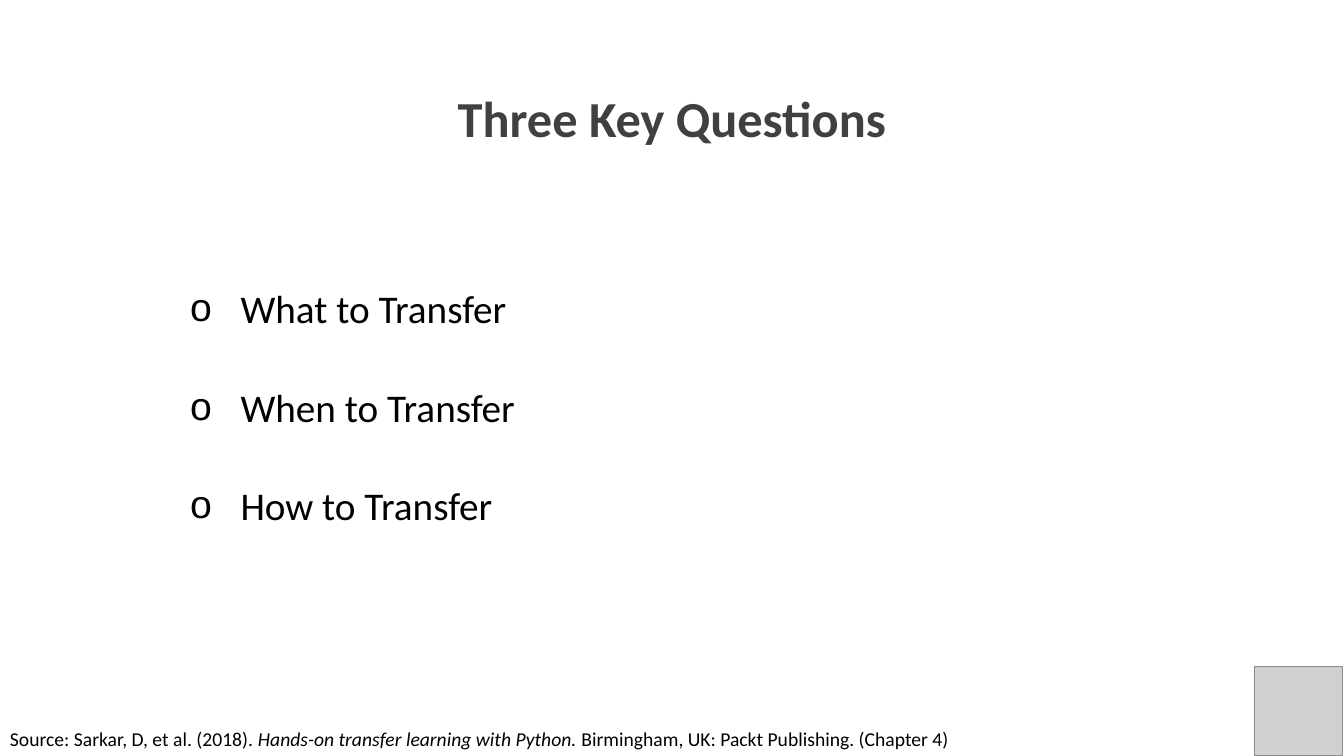
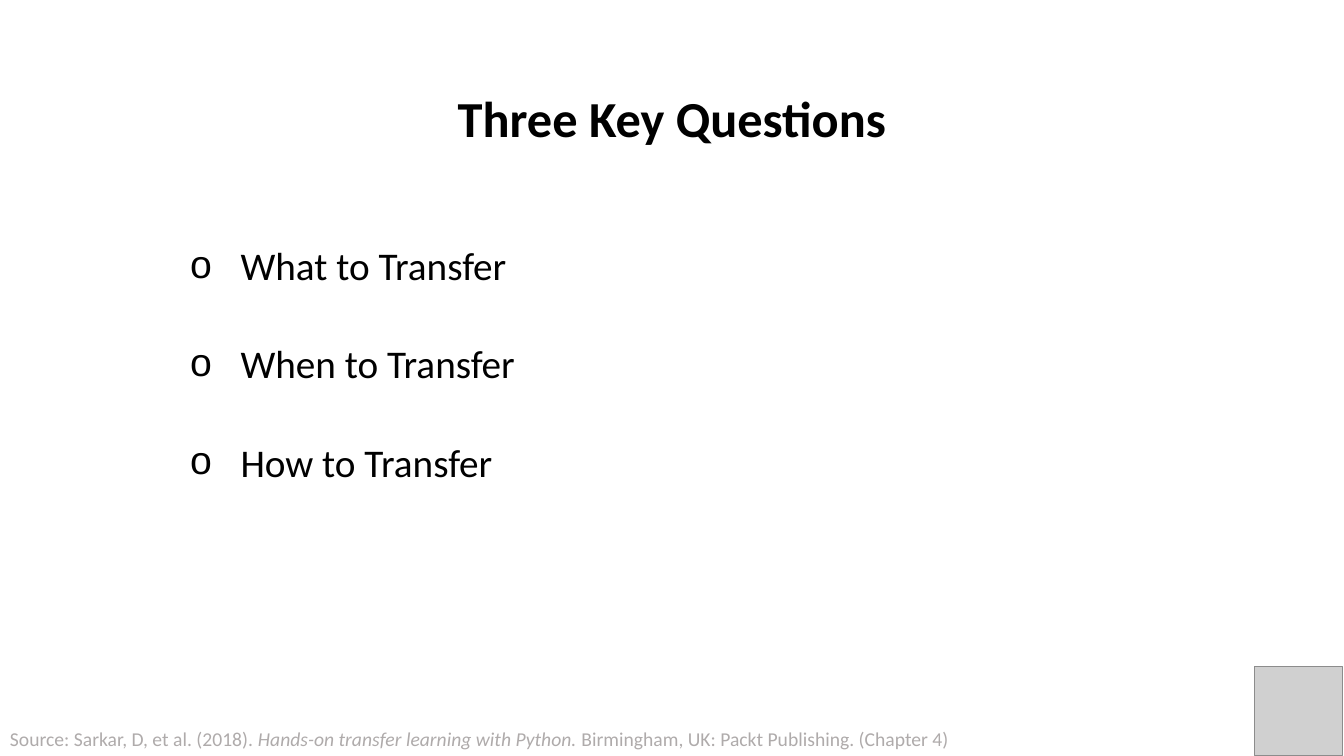
Before and after one commit to PracticumAI/transfer, a slide deck: slide 5 of presentations/02_transfer_learn.pptx. Drawn at 1344x756 pixels with LibreOffice and Linux fonts; fonts in the diff are those of the drawing; grey boxes stand for pictures. Boxes give left, top, right and bottom in pixels: in the first picture for what was removed or moved away, otherwise in the second. Text is boxed around its words. In the diff, an @@ line names an element or a change of style, - is before the commit and + after.

Commit message:
Update transfer_learn.pptx to new color palette.

```diff
--- a/presentations/02_transfer_learn.pptx
+++ b/presentations/02_transfer_learn.pptx
@@ title "Three Key Questions" at <box>458,101,886,145</box>: text colour #404040 to #000000 @@
@@ 3 texts: place and size @@
-3 texts at <box>241,295,515,521</box>
+3 texts at <box>241,252,515,478</box>
@@ text "Source: Sarkar, D, et al. ..." at <box>10,732,948,749</box>: text colour #000000 to #AFABAB @@
```
Also in this commit, not shown: 11 other slides changed, 2 slides added.
